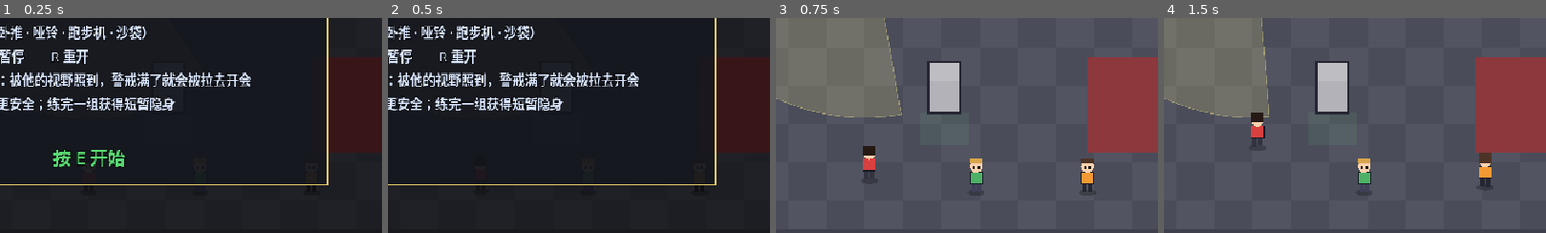
Above: before the commit, frames 1-4 (left to right).
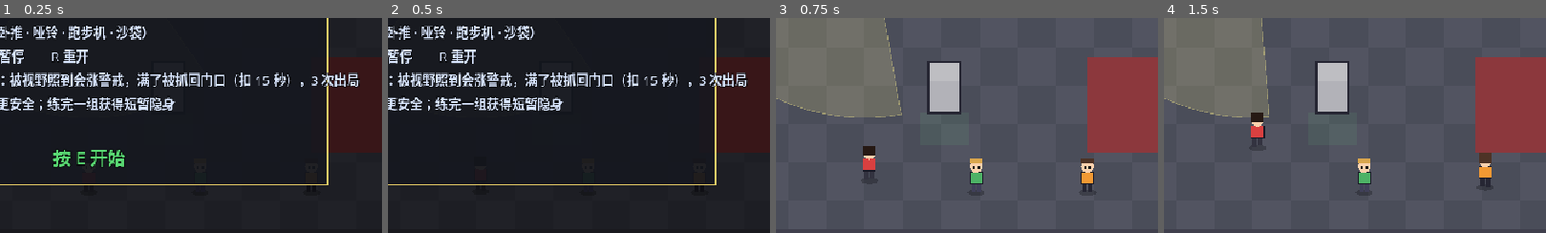
Above: after the commit, the same moments.

Repository: Astro-wen/ultimate-gym-championship
Game: Godot game, scene res://scenes/main.tscn
Two runs of this game, one before a commit and one after it. Both use one fixed random seed, a clock stepped at 60 frames per second and the inputs below.
Inputs (mouse positions are % of the whole screen's width and height, from its top left):
- Up to frame 1 (0.25 s): no input
- Up to frame 2 (0.5 s): no input
- Up to frame 3 (0.75 s): tap Enter at 0.5 s; move the mouse to (72, 45) at 0.52 s; hold D (move_right) from 0.53 s (still down); hold E (interact) from 0.53 s (still down); click (72, 45) at 0.67 s
- Up to frame 4 (1.5 s): release D (move_right) at 1.25 s; release E (interact) at 1.25 s; drag from (30, 55) to (9, 60) at 1.27 s
The pictures show only the part of the screen within x 38-88%, y 46-96%; the shares and areas given below are measured in that part.

The runs differ from the first frame. In frame 1, 3.2% of the frame differs, in the area x 5-95%, y 25-33%; in frame 2, 3.2%; in frame 3, nothing differs; in frame 4, nothing differs.

Commit message:
docs: README, STATUS; play.bat launcher; start maximized
Co-Authored-By: Claude Opus 5.5 <noreply@anthropic.com>

Diff:
--- a/project.godot
+++ b/project.godot
@@ -24,6 +24,7 @@
 
 window/size/viewport_width=960
 window/size/viewport_height=540
+window/size/mode=2
 window/stretch/mode="canvas_items"
 
 [editor_plugins]
--- a/scripts/ui/hud.gd
+++ b/scripts/ui/hud.gd
@@ -152,7 +152,7 @@
 		"Shift  跑步（快，但更容易被发现）",
 		"E / 空格  使用器械（卧推 · 哑铃 · 跑步机 · 沙袋）",
 		"Q  离开器械        Esc 暂停        R 重开",
-		"小心巡视的产品经理：被他的视野照到，警戒满了就会被拉去开会",
+		"小心巡视的产品经理：被视野照到会涨警戒，满了被抓回门口（扣 15 秒），3 次出局",
 		"躲在柜子、柱子后面更安全；练完一组获得短暂隐身",
 	]
 	for i: int in lines.size():
Not shown, changed: .gitattributes
Not shown, added: README.md
Not shown, changed: docs/DEMO_SCOPE.md
Not shown, added: docs/STATUS.md
Not shown, added: play.bat
